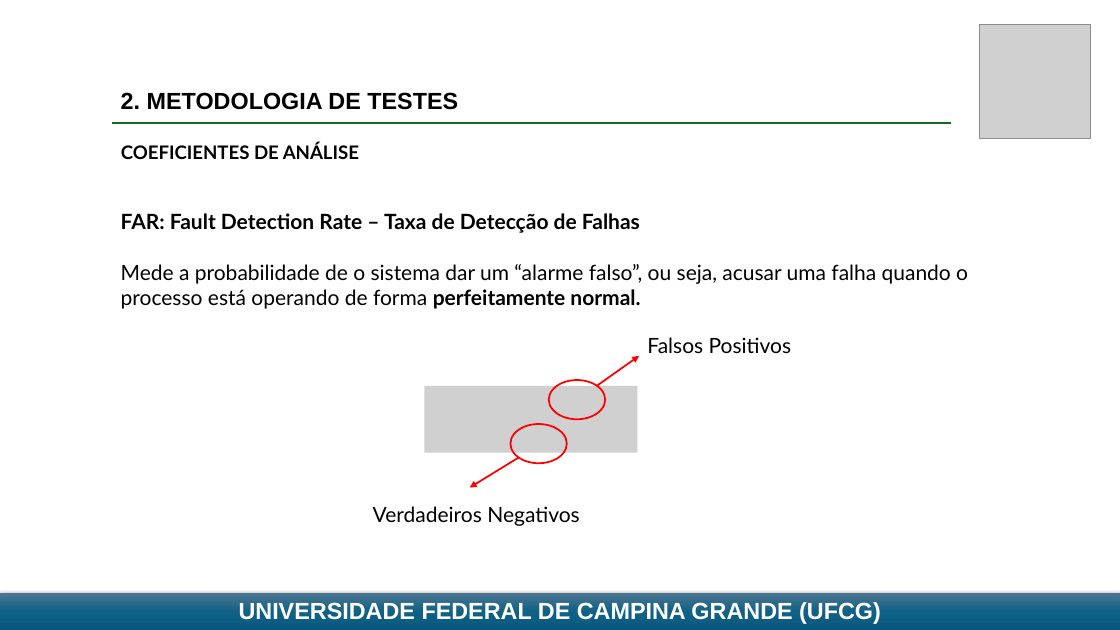
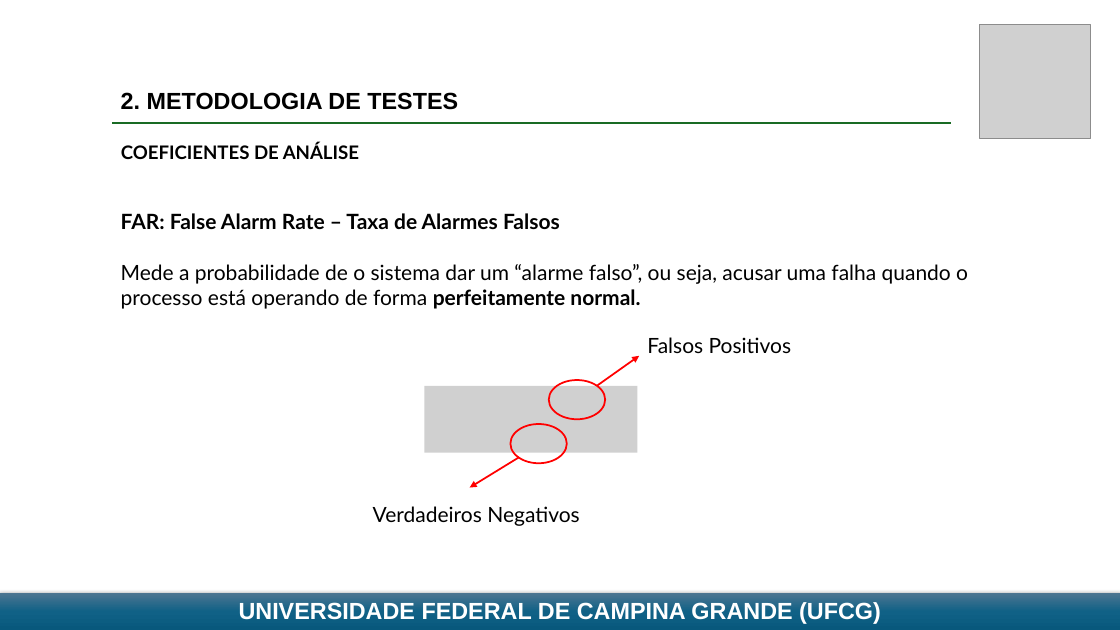
Before and after one commit to SauloJose/SistemasInteligentes2026, a slide deck: slide 15 of Atividade 3 - Identificação de Falhas/Apresentação 3 - FALTAS - Saulo.pptx. Drawn at 1120x630 pixels with LibreOffice and Linux fonts; fonts in the diff are those of the drawing; grey boxes stand for pictures. Boxes give left, top, right and bottom in pixels: in the first picture for what was removed or moved away, otherwise in the second. Text is boxed around its words. In the diff, an @@ line names an element or a change of style, - is before the commit and + after.

```diff
--- a/Atividade 3 - Identificação de Falhas/Apresentação 3 - FALTAS - Saulo.pptx
+++ b/Atividade 3 - Identificação de Falhas/Apresentação 3 - FALTAS - Saulo.pptx
@@ text at [121, 213, 560, 229]: text changed @@
-FAR: Fault Detection Rate – Taxa de Detecção de Falhas
+FAR: False Alarm Rate – Taxa de Alarmes Falsos
```
Also in this commit, not shown: 2 other slides changed, 13 other files.
